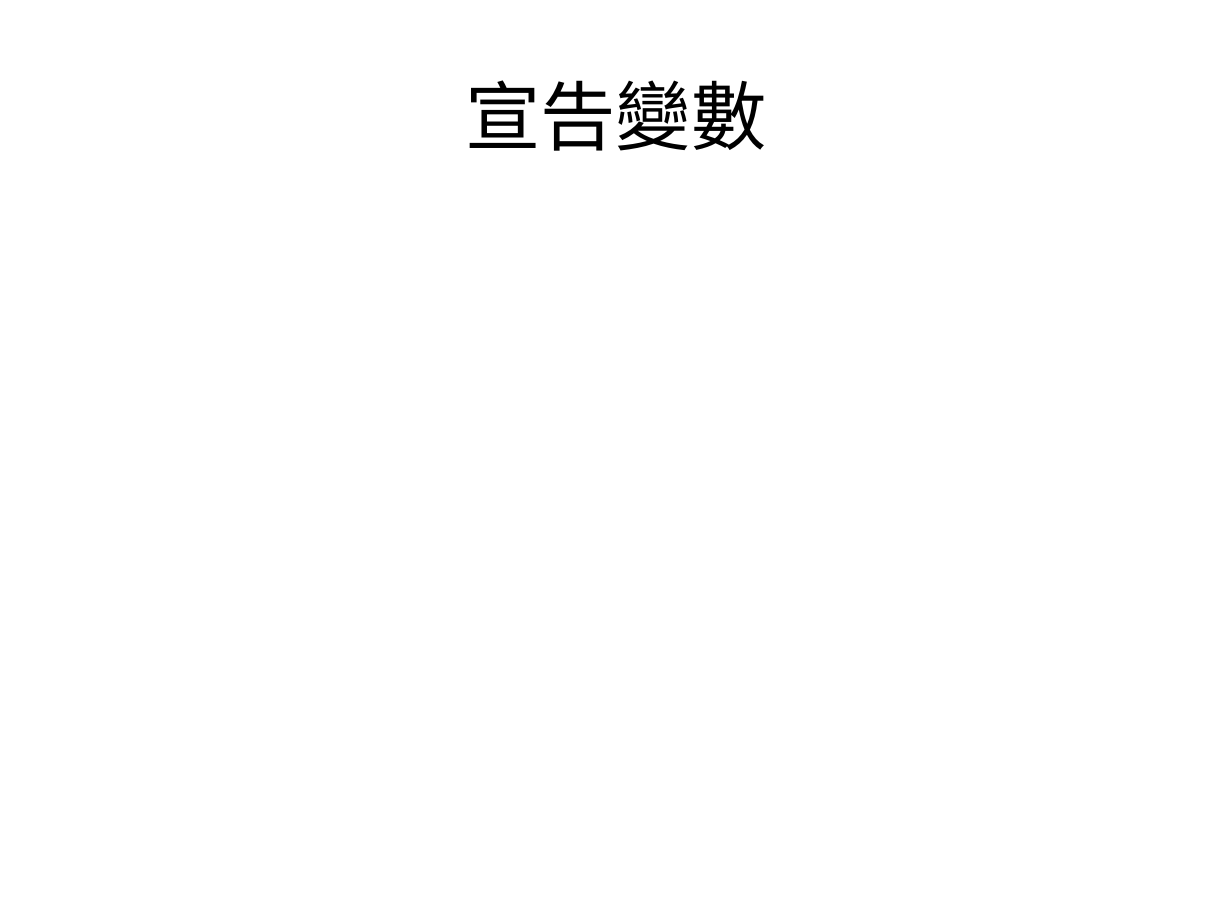
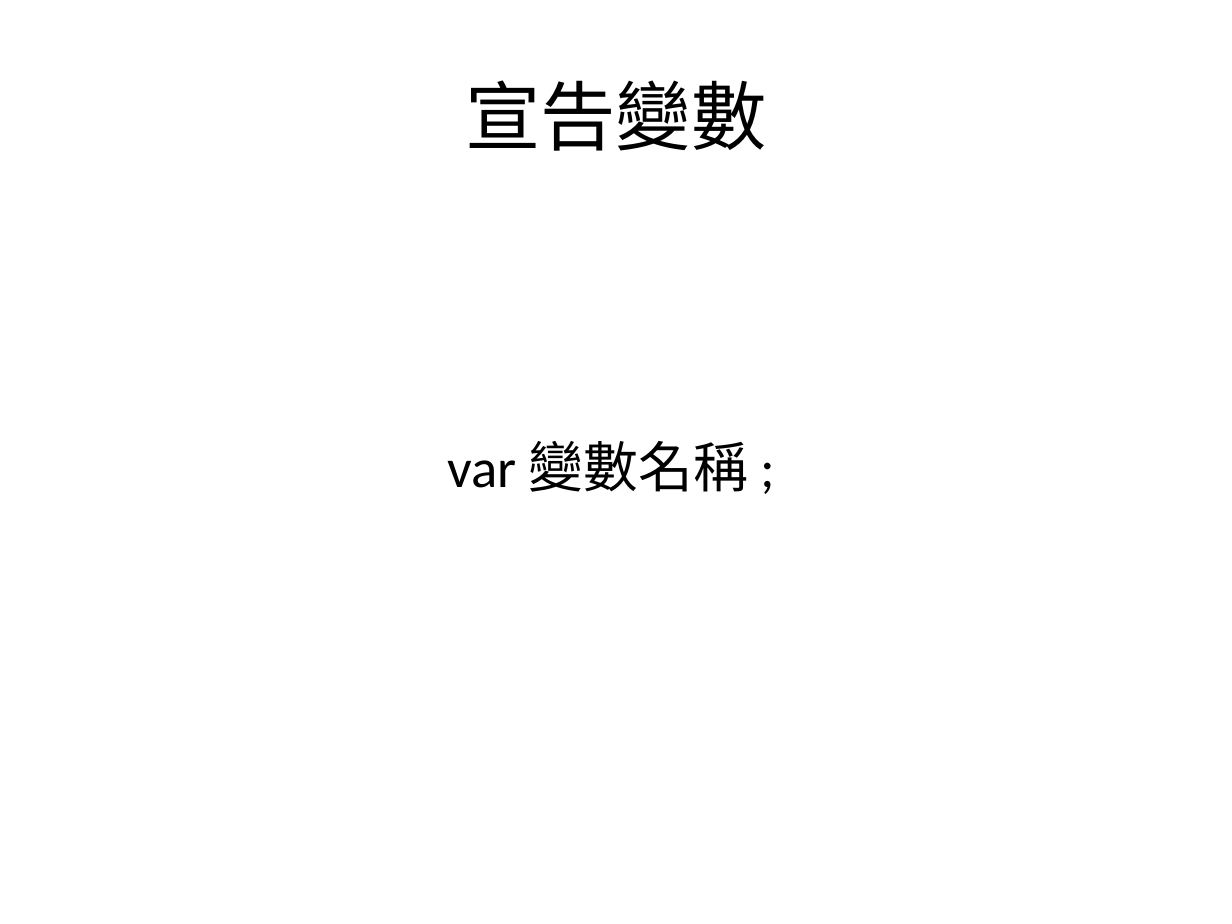
Before and after one commit to allen8101070/JavaScript-PPT, a slide deck: slide 20 of javaScript.pptx (slide 14 before the commit). Drawn at 1232x924 pixels with LibreOffice and Linux fonts; fonts in the diff are those of the drawing. Boxes give left, top, right and bottom in pixels: in the first picture for what was removed or moved away, otherwise in the second. Text is boxed around its words. In the diff, an @@ line names an element or a change of style, - is before the commit and + after.

```diff
--- a/javaScript.pptx
+++ b/javaScript.pptx
@@ text added at (x1=447, y1=441, x2=748, y2=492), 32 pt, text #000000 @@
+var 變數名稱 ;
```
Also in this commit, not shown: 8 other slides changed, 25 slides added, 4 slides removed.
